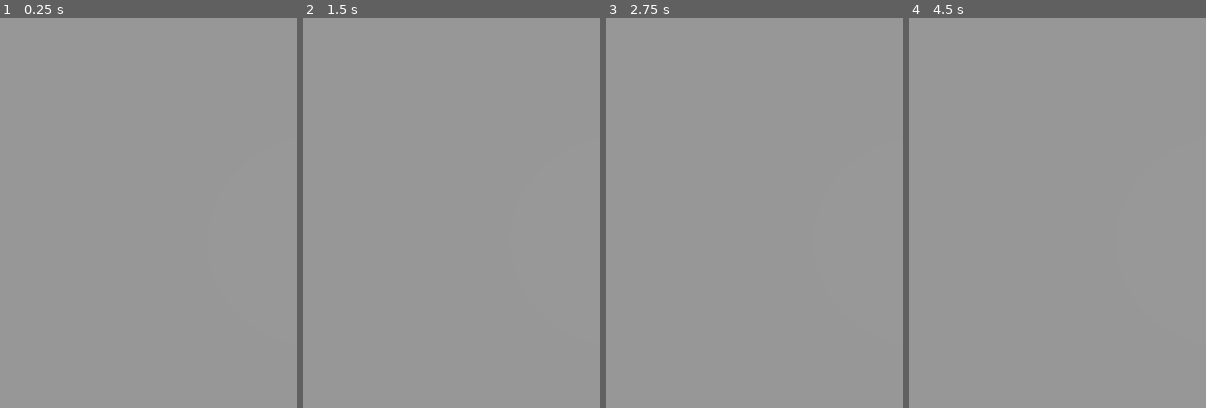
Above: before the commit, frames 1-4 (left to right).
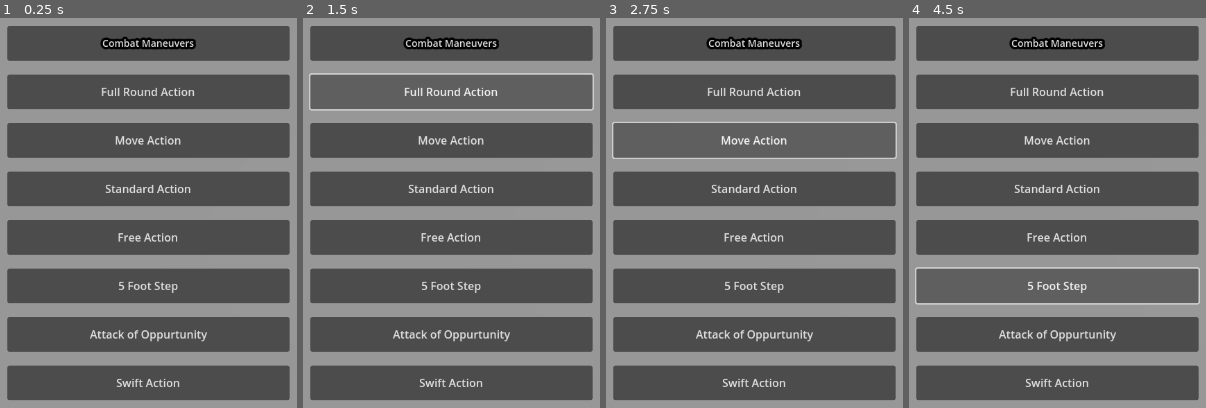
Above: after the commit, the same moments.

Repository: Spikeyharold01/Battlefield_Monster
Game: Godot game, scene res://main.tscn
Two runs of this game, one before a commit and one after it. Both use one fixed random seed, a clock stepped at 60 frames per second and the inputs below.
Inputs (mouse positions are in pixels of both pictures, inside the frame that each line leads up to):
- Up to frame 1 (0.25 s): no input
- Up to frame 2 (1.5 s): click (451, 45) at 0.5 s, where only the run after the commit has a clickable "Combat Maneuvers"; click (451, 92) at 1.25 s, where only the run after the commit has a clickable "Full Round Action"
- Up to frame 3 (2.75 s): click (754, 138) at 2 s, where only the run after the commit has a clickable "Move Action"
- Up to frame 4 (4.5 s): click (1057, 189) at 2.75 s, where only the run after the commit has a clickable "Standard Action"; click (1057, 236) at 3.5 s, where only the run after the commit has a clickable "Free Action"; click (1057, 287) at 4.25 s, where only the run after the commit has a clickable "5 Foot Step"

The runs differ from the first frame. In frame 1, 68% of the frame differs, in the area x 2-98%, y 2-98%; in frame 2, 68%; in frame 3, 68%; in frame 4, 68%.
Error before the commit: Stack overflow. Check for infinite recursion in your script. (res://scripts/combat/CombatManager.gd:77)

Commit message:
Buttons Fix

Diff:
--- a/scenes/combat/combat_scene.gd
+++ b/scenes/combat/combat_scene.gd
@@ -3,7 +3,8 @@
 var player_team: Array = []  # Stores the player's monsters
 var enemy_team: Array = []   # Stores the enemy monsters
 var combat_manager: CombatManager
-
+# UI Reference
+@onready var ui = $UI  # Ensure the UI node is a child of combat_scene
 
 func initialize(player_team: Array, enemy_team: Array):
 	self.player_team = player_team
@@ -17,7 +18,8 @@
 	# Load and instantiate CombatManager
 	var combat_manager_script = load("res://scripts/combat/CombatManager.gd")
 	combat_manager = combat_manager_script.new()
-
+	 # Pass the UI reference to the CombatManager
+	combat_manager.set_ui(ui)
 	# Start combat
 	combat_manager.start_combat(player_team, enemy_team)
 
--- a/scenes/combat/combat_scene.tscn
+++ b/scenes/combat/combat_scene.tscn
@@ -1,6 +1,7 @@
-[gd_scene load_steps=5 format=3 uid="uid://4gy01wla7slo"]
+[gd_scene load_steps=6 format=3 uid="uid://4gy01wla7slo"]
 
 [ext_resource type="Script" path="res://scenes/combat/combat_scene.gd" id="1_q6nso"]
+[ext_resource type="Script" path="res://scripts/ui/UIManager.gd" id="2_ddckj"]
 
 [sub_resource type="Sky" id="Sky_yb6jx"]
 
@@ -14,7 +15,7 @@
 [sub_resource type="PlaneMesh" id="PlaneMesh_xb1ju"]
 size = Vector2(100, 100)
 
-[node name="CombatScene" type="Node3D"]
+[node name="Combat_Scene" type="Node3D"]
 transform = Transform3D(1, 0, 0, 0, 1, 0, 0, 0, 1, 0, 0.00640869, 0)
 script = ExtResource("1_q6nso")
 
@@ -34,3 +35,66 @@
 transform = Transform3D(1, 0, 0, 0, -4.37114e-08, 1, 0, -1, -4.37114e-08, 0, 25, 0)
 current = true
 far = 200.0
+
+[node name="UI" type="Control" parent="."]
+layout_mode = 3
+anchors_preset = 15
+anchor_right = 1.0
+anchor_bottom = 1.0
+offset_left = 15.0
+offset_top = 19.0
+offset_right = 15.0
+offset_bottom = 19.0
+grow_horizontal = 2
+grow_vertical = 2
+script = ExtResource("2_ddckj")
+
+[node name="PrimaryButtonsContainer" type="VBoxContainer" parent="UI"]
+layout_mode = 0
+offset_left = -3.0
+offset_top = -3.0
+offset_right = 404.0
+offset_bottom = 568.0
+theme_override_constants/separation = 20
+
+[node name="CombatManueversButton" type="Button" parent="UI/PrimaryButtonsContainer"]
+custom_minimum_size = Vector2(200, 50)
+layout_mode = 2
+theme_override_constants/outline_size = 14
+theme_override_font_sizes/font_size = 14
+text = "Combat Maneuvers"
+
+[node name="FullRoundActionButton" type="Button" parent="UI/PrimaryButtonsContainer"]
+custom_minimum_size = Vector2(200, 50)
+layout_mode = 2
+text = "Full Round Action"
+
+[node name="MoveActionButton" type="Button" parent="UI/PrimaryButtonsContainer"]
+custom_minimum_size = Vector2(200, 50)
+layout_mode = 2
+text = "Move Action"
+
+[node name="StandardActionButton" type="Button" parent="UI/PrimaryButtonsContainer"]
+custom_minimum_size = Vector2(200, 50)
+layout_mode = 2
+text = "Standard Action"
+
+[node name="FreeActionButton" type="Button" parent="UI/PrimaryButtonsContainer"]
+custom_minimum_size = Vector2(200, 50)
+layout_mode = 2
+text = "Free Action"
+
+[node name="FiveFootStepButton" type="Button" parent="UI/PrimaryButtonsContainer"]
+custom_minimum_size = Vector2(200, 50)
+layout_mode = 2
+text = "5 Foot Step"
+
+[node name="AttackOfOppurtunityButton" type="Button" parent="UI/PrimaryButtonsContainer"]
+custom_minimum_size = Vector2(200, 50)
+layout_mode = 2
+text = "Attack of Oppurtunity"
+
+[node name="SwiftActionButton" type="Button" parent="UI/PrimaryButtonsContainer"]
+custom_minimum_size = Vector2(200, 50)
+layout_mode = 2
+text = "Swift Action"
--- a/scripts/combat/CombatManager.gd
+++ b/scripts/combat/CombatManager.gd
@@ -1,15 +1,29 @@
 extends Node
 
 class_name CombatManager
-
+var ui
 var turn_order: Array = []  # Stores combatants in initiative order
 var current_turn_index: int = 0
 var combatants: Array = []  # Stores all combatants (player and enemy monsters)
 var player_team: Array = []  # Stores the player's monsters
 var enemy_team: Array = []   # Stores the enemy monsters
 
+
+func set_ui(ui_node):
+	ui = ui_node
+# Function to show/hide UI based on turn
+func update_ui_for_turn(current_combatant,players_team):
+	if current_combatant in player_team:
+		ui.show_ui()  # Show the UI for the player
+	else:
+		ui.hide_ui()  # Hide the UI for the enemy
+
 func start_combat(player_team: Array, enemy_team: Array):
 	# Combine player and enemy teams into a single array
+	self.player_team = player_team
+	self.enemy_team = enemy_team
+	print("Player Team:", player_team)
+	print("Enemy Team:", enemy_team)
 	combatants = player_team + enemy_team
 
 	# Roll initiative for each combatant
@@ -53,12 +67,14 @@
 func start_turn():
 	var current_combatant = turn_order[current_turn_index]
 	print("It's " + current_combatant.monster_name + "'s turn!")
-
+	print("Player Team:", player_team)
+	print("Enemy Team:", enemy_team)
 	# Handle flat-footed status
 	if current_combatant.is_flat_footed:
 		current_combatant.is_flat_footed = false
 		print(current_combatant.monster_name + " is no longer flat-footed!")
-
+	# Update the UI based on whose turn it is
+	update_ui_for_turn(current_combatant,player_team)
 	# Handle the combatant's turn
 	if current_combatant in player_team:
 		handle_player_turn(current_combatant)
--- /dev/null
+++ b/scripts/ui/UIManager.gd
@@ -0,0 +1,36 @@
+extends Control
+
+# Primary buttons
+@onready var combat_maneuvers_button = $PrimaryButtonsContainer/CombatManueversButton
+@onready var full_round_action_button = $PrimaryButtonsContainer/FullRoundActionButton
+@onready var move_action_button = $PrimaryButtonsContainer/MoveActionButton
+@onready var standard_action_button = $PrimaryButtonsContainer/StandardActionButton
+@onready var free_action_button = $PrimaryButtonsContainer/FreeActionButton
+@onready var five_foot_step_button = $PrimaryButtonsContainer/FiveFootStepButton
+@onready var attack_of_opportunity_button = $PrimaryButtonsContainer/AttackOfOpportunityButton
+@onready var swift_action_button = $PrimaryButtonsContainer/SwiftActionButton
+
+func show_ui():
+	visible = true
+
+func hide_ui():
+	visible = false
+
+func _ready():
+	# Connect primary buttons to their signal handlers
+	combat_maneuvers_button.pressed.connect(_on_CombatManueversButton_pressed)
+	full_round_action_button.pressed.connect(_on_FullRoundActionButton_pressed)
+#	move_action_button.pressed.connect( _on_MoveActionButton_pressed)
+#	standard_action_button.pressed.connect(_on_StandardActionButton_pressed)
+#	free_action_button.pressed.connect(_on_FreeActionButton_pressed)
+#	five_foot_step_button.pressed.connect(_on_FiveFootStepButton_pressed)
+#	attack_of_opportunity_button.pressed.connect(_on_AttackOfOpportunityButton_pressed)
+#	swift_action_button.pressed.connect(_on_SwiftActionButton_pressed)
+
+func _on_CombatManueversButton_pressed():
+	print("Combat Maneuvers button pressed!")
+
+func _on_FullRoundActionButton_pressed():
+	print("Full Round Action button pressed!")
+
+# Add similar functions for other buttons
